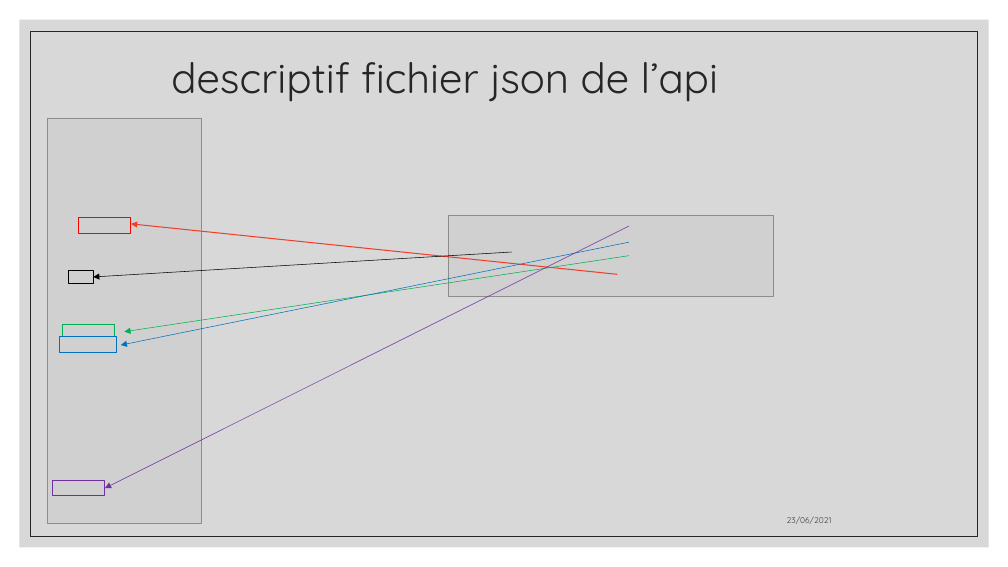
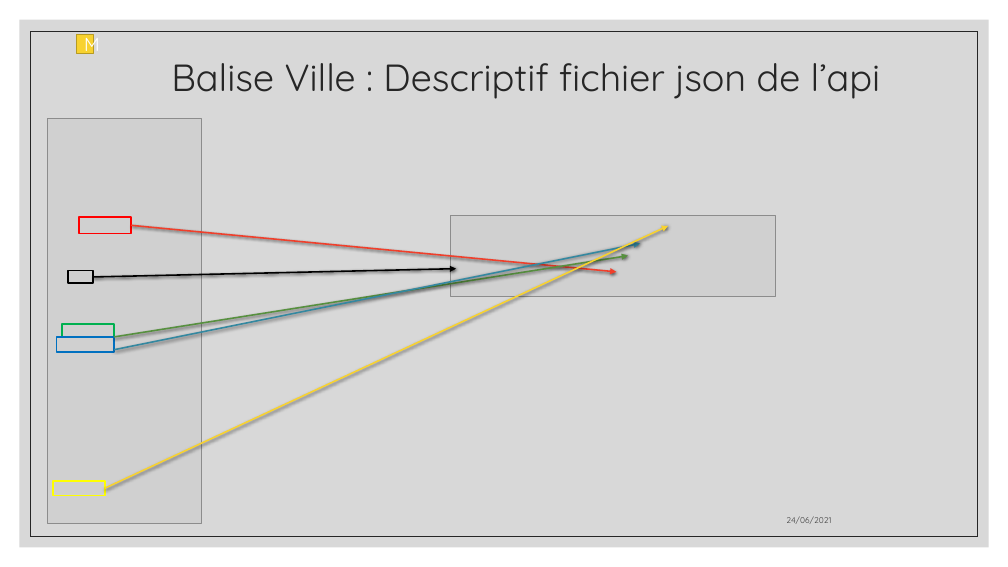
Before and after one commit to aiekick/ProjectStationMeteo, a slide deck: slide 35 of doc/StationMeteo_Soutenance_Mickael.pptx (slide 33 before the commit). Drawn at 1008x567 pixels with LibreOffice and Linux fonts; fonts in the diff are those of the drawing; grey boxes stand for pictures. Boxes give left, top, right and bottom in pixels: in the first picture for what was removed or moved away, otherwise in the second. Text is boxed around its words. In the diff, an @@ line names an element or a change of style, - is before the commit and + after.

Commit message:
modif ppt json

```diff
--- a/doc/StationMeteo_Soutenance_Mickael.pptx
+++ b/doc/StationMeteo_Soutenance_Mickael.pptx
@@ rectangle added at (x1=76, y1=35, x2=93, y2=53), fill #F8D22F, outline #B79B23 1 pt, 18 pt, text #FFFFFF @@
+M
@@ title at (x1=171, y1=63, x2=881, y2=99): text changed; size 40 to 36 pt @@
-descriptif fichier json de l’api
+Balise Ville : Descriptif fichier json de l’api
@@ rectangle at (x1=79, y1=217, x2=131, y2=233): outline #FF0000 1 pt to #FF0000 1.5 pt @@
@@ arrow moved from (629, 226) - (105, 488) to (105, 488) - (668, 226) @@
@@ arrow (105, 488) - (668, 226): stroke #7030A0 0.5 pt to #F8D22F 1.5 pt @@
@@ arrow moved from (618, 274) - (131, 224) to (131, 225) - (616, 272) @@
@@ arrow (131, 225) - (616, 272): stroke #F03F2B 1 pt to #F03F2B 1.5 pt @@
@@ arrow moved from (512, 252) - (93, 277) to (93, 277) - (456, 268) @@
@@ arrow (93, 277) - (456, 268): stroke #000000 0.5 pt to #000000 1.5 pt @@
@@ arrow moved from (629, 256) - (124, 332) to (114, 337) - (628, 256) @@
@@ arrow (114, 337) - (628, 256): stroke #00B050 0.5 pt to #57903F 1.5 pt @@
@@ arrow moved from (629, 242) - (121, 345) to (114, 350) - (640, 243) @@
@@ arrow (114, 350) - (640, 243): stroke #0070C0 0.5 pt to #3488A0 1.5 pt @@
@@ rectangle at (x1=68, y1=271, x2=93, y2=284): outline #000000 1 pt to #000000 1.5 pt @@
@@ rectangle at (x1=62, y1=324, x2=114, y2=337): outline #00B050 1 pt to #00B050 1.5 pt @@
@@ rectangle at (x1=57, y1=337, x2=114, y2=352): outline #0070C0 1 pt to #0070C0 1.5 pt @@
@@ rectangle at (x1=53, y1=481, x2=105, y2=495): outline #7030A0 1 pt to #FFFF00 1.5 pt @@
```
Also in this commit, not shown: 23 other slides changed, 27 slides added, 20 slides removed.
